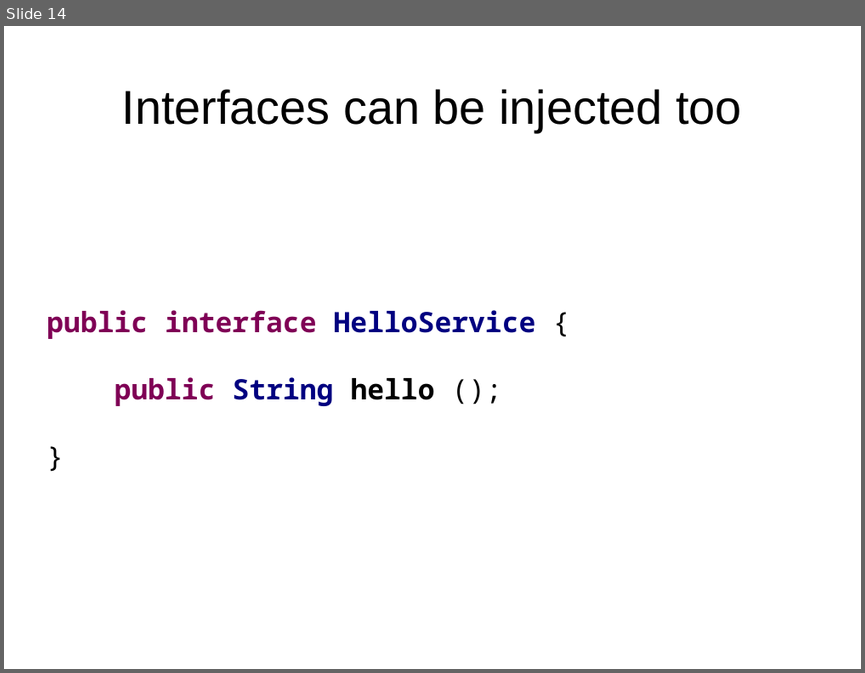
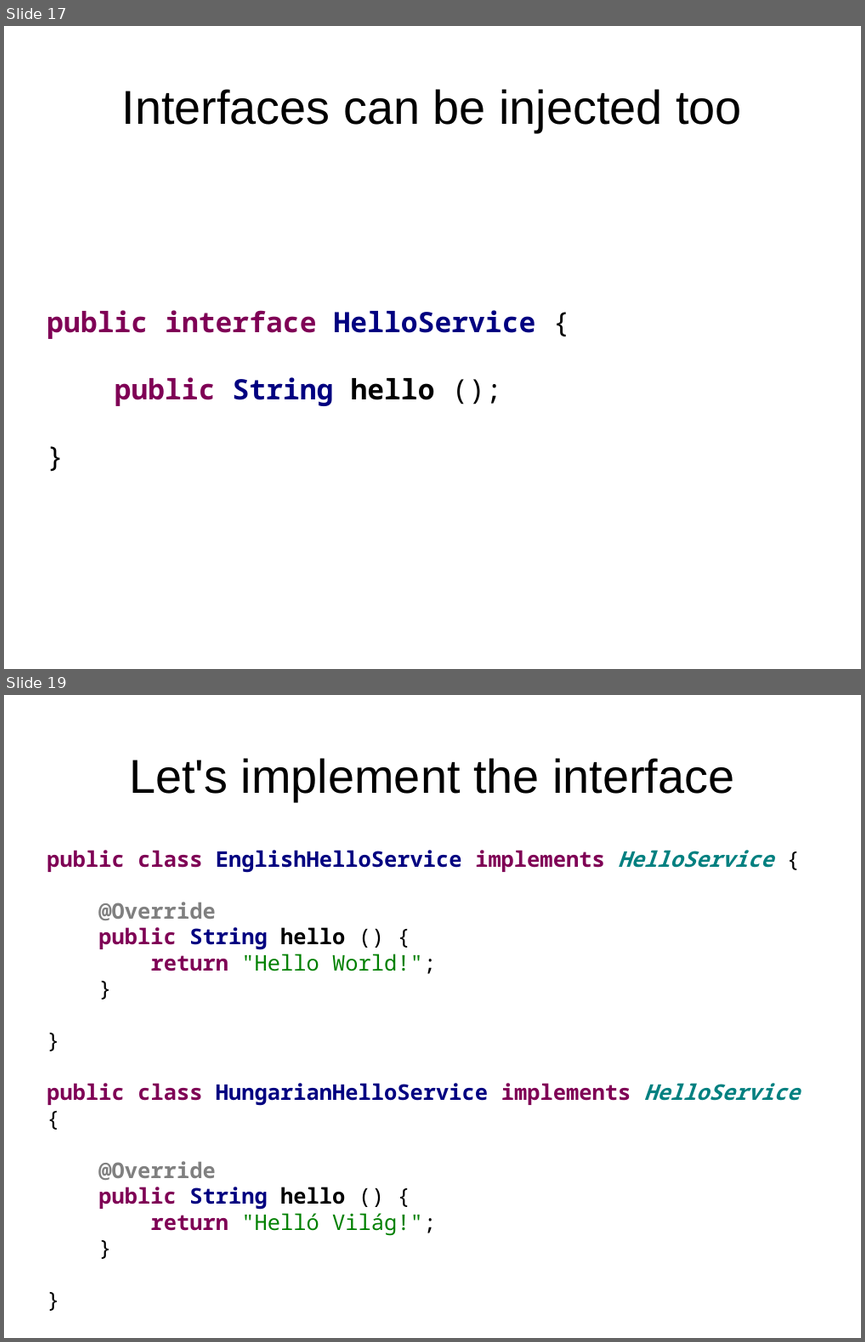
Before and after one commit to FrigoCoder/CDI, a slide deck: CDI.odp. Shown one above the other, each under a label of ours: slide 14 before the commit, slides 17 and 19 after it; the slides between them are not shown. The pictures are 865x673 and 865x1342 pixels, drawn with LibreOffice and Linux fonts; fonts in the diff are those of the drawing. Boxes give left, top, right and bottom in pixels: in the first picture for what was removed or moved away, otherwise in the second. Text is boxed around its words. In the diff, an @@ line names an element or a change of style, - is before the commit and + after.

```diff
--- a/CDI.odp
+++ b/CDI.odp
@@ slide 19 added at (x1=4, y1=695, x2=861, y2=1338), background #FFFFFF @@
@@ title added at (x1=129, y1=758, x2=734, y2=801), 44 pt, text #000000 @@
+Let's implement the interface
@@ text added at (x1=46, y1=850, x2=800, y2=1236), 20 pt, text #7F0055, bold @@
+public class EnglishHelloService implements HelloService {
+@Override
+public String hello () {
+return "Hello World!";
+}
+}
+public class HungarianHelloService implements HelloService {
+@Override
+public String hello () {
+return "Helló Világ!";
+}
+}
@@ what was slide 14 is now slide 17 @@
```
Also in this commit, not shown: 2 slides changed, 6 other slides added, 2 slides removed, 5 other files.
